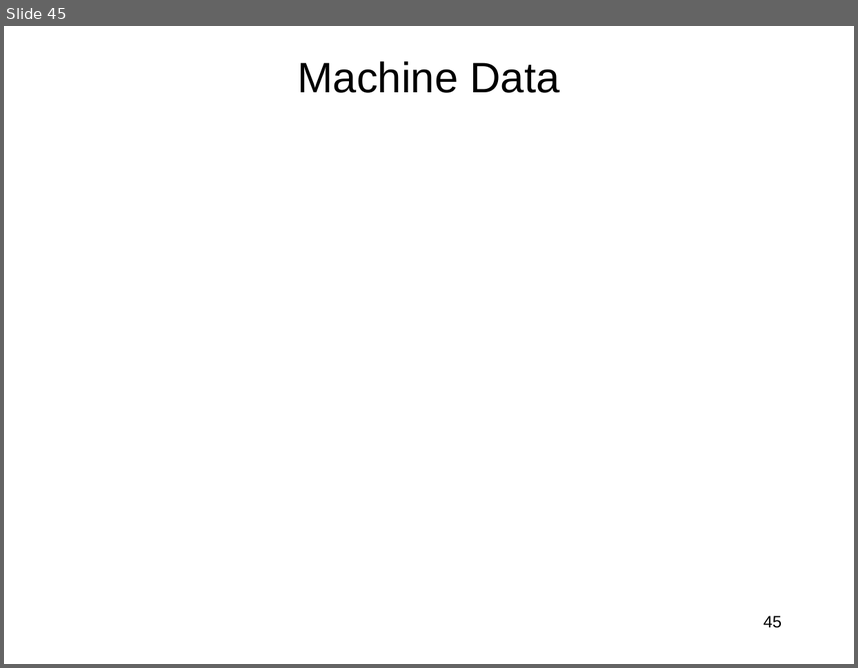
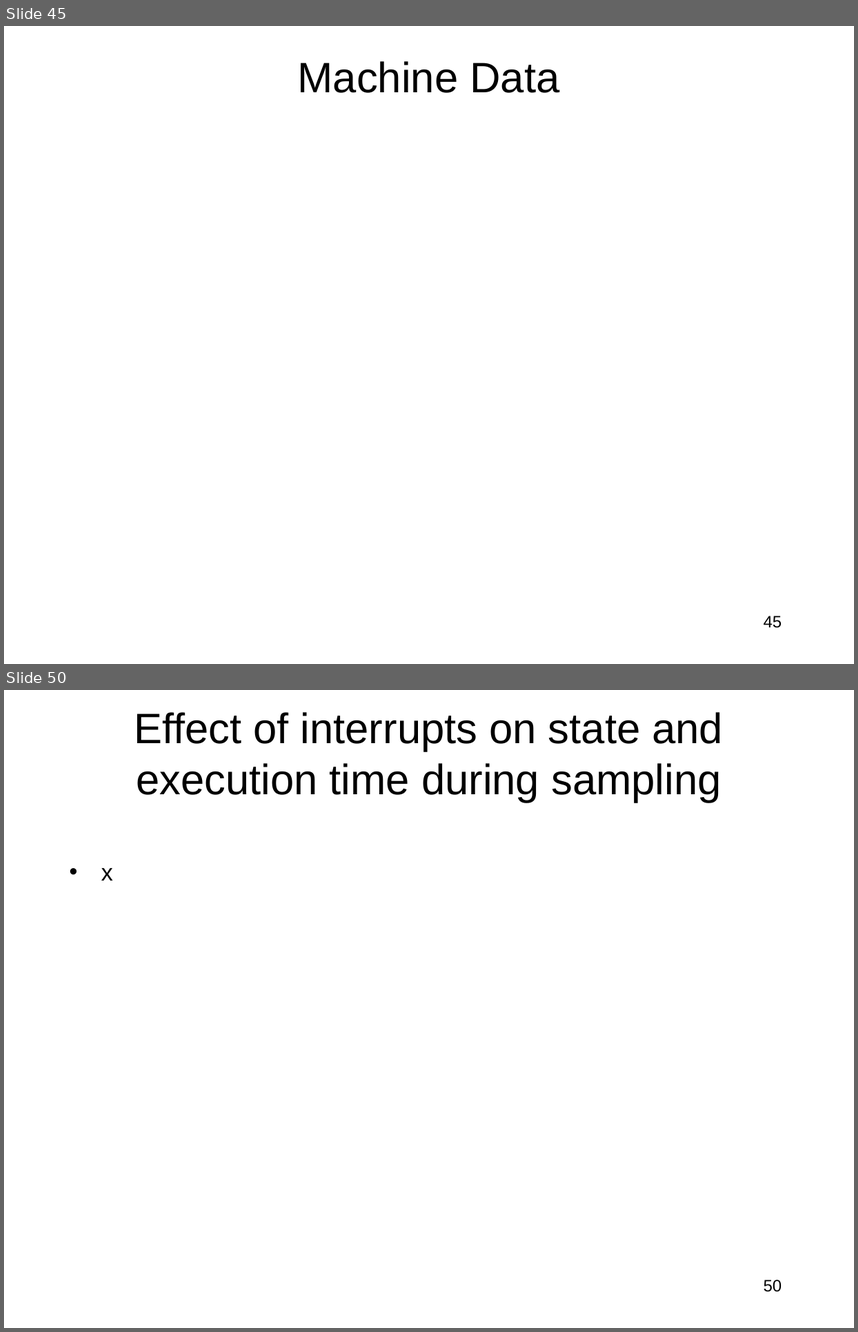
Before and after one commit to jlmucb/class_notes, a slide deck: BerkeleyClass/CS290Spring2013/Lectures/entropy_talk.pptx. Shown one above the other, each under a label of ours: slide 45 before the commit, slides 45 and 50 after it; the slides between them are not shown. The pictures are 858x668 and 858x1332 pixels, drawn with LibreOffice and Linux fonts; fonts in the diff are those of the drawing; grey boxes stand for pictures. Boxes give left, top, right and bottom in pixels: in the first picture for what was removed or moved away, otherwise in the second. Text is boxed around its words. In the diff, an @@ line names an element or a change of style, - is before the commit and + after.

```diff
--- a/BerkeleyClass/CS290Spring2013/Lectures/entropy_talk.pptx
+++ b/BerkeleyClass/CS290Spring2013/Lectures/entropy_talk.pptx
@@ slide 50 added at bbox=[4, 690, 854, 1328], background #FFFFFF @@
@@ title added at bbox=[134, 712, 723, 802], 36 pt, text #000000 @@
+Effect of interrupts on state and execution time during sampling
@@ text added at bbox=[101, 868, 113, 880], 20 pt, text #000000 @@
+• x
@@ page number added at bbox=[764, 1279, 782, 1292], 14 pt, text #000000 @@
+50
```
Also in this commit, not shown: 1 slide changed, 3 other slides added, 1 other file.
